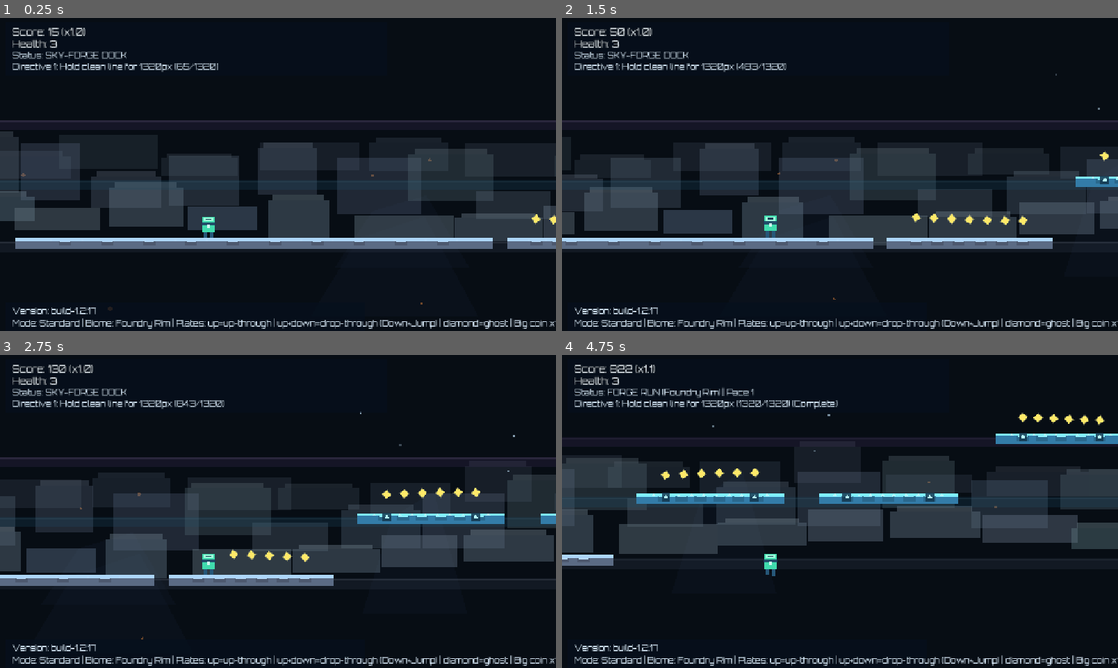
Above: before the commit, frames 1-4 (two rows, left to right).
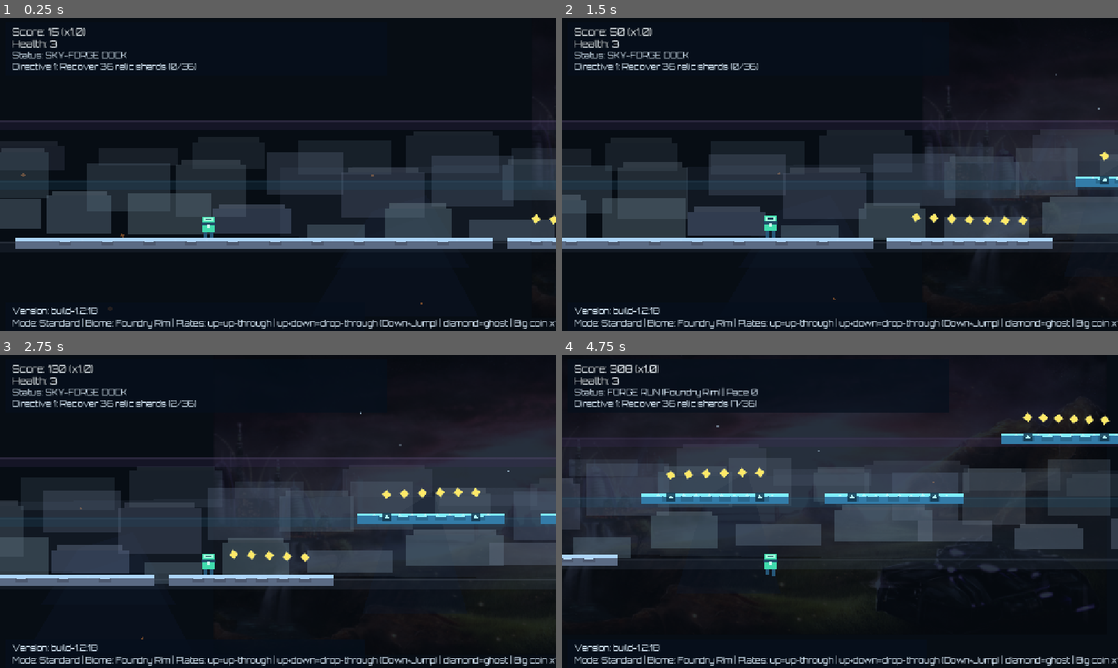
Above: after the commit, the same moments.

Repository: DKE-DEV-33/Endless-Runner-Redux
Game: Godot game, scene res://scenes/Main.tscn
The game is run twice, just before and just after one commit, with the same random seed, the same clock (stepped at 60 frames per second) and the same inputs.
Inputs:
- Up to frame 1 (0.25 s): no input
- Up to frame 2 (1.5 s): tap Enter at 0.5 s; hold Right (ui_right) from 0.53 s (still down); tap Space (jump) at 0.77 s
- Up to frame 3 (2.75 s): tap Space (jump) at 1.52 s; release Right (ui_right) at 2.03 s; hold Left (ui_left) from 2.03 s (still down)
- Up to frame 4 (4.75 s): release Left (ui_left) at 2.78 s; hold Right (ui_right) 2.78-4.28 s; tap Space (jump) at 3.02, 3.77, 4.52 s; hold Left (ui_left) from 4.28 s (still down)

The runs differ from the first frame. In frame 1, 10% of the frame differs, in the area x 0-100%, y 14-95%; in frame 2, 11%; in frame 3, 14%; in frame 4, 20%, in the area x 0-100%, y 3-95%.

Commit message:
Integrate real menu/game music and push Sky-Forge atmosphere art direction

Diff:
--- a/scenes/Main.tscn
+++ b/scenes/Main.tscn
@@ -143,7 +143,7 @@
 offset_top = 662.0
 offset_right = 500.0
 offset_bottom = 690.0
-text = "Version: build-1.2.17"
+text = "Version: build-1.2.18"
 label_settings = SubResource("3")
 
 [node name="PauseLayer" type="CanvasLayer" parent="."]
--- a/scripts/main.gd
+++ b/scripts/main.gd
@@ -1,5 +1,5 @@
 extends Node2D
-const BUILD_VERSION: String = "build-1.2.17"
+const BUILD_VERSION: String = "build-1.2.18"
 
 const PLATFORM_THICKNESS: float = 24.0
 const PLAYER_AHEAD_SPAWN: float = 1650.0
@@ -56,6 +56,8 @@
 const ATMOS_STAR_COUNT: int = 90
 const ATMOS_EMBER_COUNT: int = 54
 const ATMOS_SPIRE_COUNT: int = 18
+const ATMOS_SMOG_COUNT: int = 8
+const BACKGROUND_ART_PATH: String = "res://assets/images/Background_image.png"
 
 const LANE_Y: Array[float] = [456.0, 314.0, 176.0]
 const SECTION_COLORS: Array[Color] = [
@@ -70,11 +72,7 @@
 	{"name": "Rift Span", "hazard_mult": 1.18, "coin_bonus": 0},
 	{"name": "Ember Vault", "hazard_mult": 1.06, "coin_bonus": 2},
 ]
-const BIOME_MUSIC_PATHS: Array[String] = [
-	"res://assets/audio/foundry_rim.wav",
-	"res://assets/audio/rift_span.wav",
-	"res://assets/audio/ember_vault.wav",
-]
+const GAMEPLAY_MUSIC_PATH: String = "res://assets/audio/gameplay_music.mp3"
 
 @onready var player = $Player
 @onready var world_background: ColorRect = $WorldBackground
@@ -147,6 +145,7 @@
 var atmosphere_stars: Array[Dictionary] = []
 var atmosphere_embers: Array[Dictionary] = []
 var atmosphere_spires: Array[Dictionary] = []
+var atmosphere_smog: Array[Dictionary] = []
 var segments_since_drop_through: int = 0
 var lane_guides: Array[Dictionary] = []
 
@@ -1059,14 +1058,12 @@
 func _setup_biome_music() -> void:
 	music_player.name = "BiomeMusic"
 	music_player.bus = "Master"
-	music_player.volume_db = -7.0
+	music_player.volume_db = -10.0
 	add_child(music_player)
 	_update_biome_music()
 
 func _update_biome_music() -> void:
-	if current_biome_index < 0 or current_biome_index >= BIOME_MUSIC_PATHS.size():
-		return
-	var path: String = BIOME_MUSIC_PATHS[current_biome_index]
+	var path: String = GAMEPLAY_MUSIC_PATH
 	if not ResourceLoader.exists(path):
 		return
 	var stream: AudioStream = load(path)
@@ -1076,6 +1073,8 @@
 		(stream as AudioStreamOggVorbis).loop = true
 	elif stream is AudioStreamWAV:
 		(stream as AudioStreamWAV).loop_mode = AudioStreamWAV.LOOP_FORWARD
+	elif stream is AudioStreamMP3:
+		(stream as AudioStreamMP3).loop = true
 	if music_player.stream == stream and music_player.playing:
 		return
 	music_player.stream = stream
@@ -1348,8 +1347,27 @@
 	atmosphere_stars.clear()
 	atmosphere_embers.clear()
 	atmosphere_spires.clear()
+	atmosphere_smog.clear()
 	for child: Node in atmosphere_decor.get_children():
 		child.queue_free()
+
+	if ResourceLoader.exists(BACKGROUND_ART_PATH):
+		var bg_tex: Texture2D = load(BACKGROUND_ART_PATH)
+		if bg_tex != null:
+			for i: int in 2:
+				var bg: Sprite2D = Sprite2D.new()
+				bg.texture = bg_tex
+				bg.centered = true
+				bg.modulate = Color(0.58, 0.72, 0.88, 0.26)
+				bg.scale = Vector2(2.2, 2.2)
+				var bx: float = -1200.0 + (i * 2800.0)
+				var by: float = 200.0
+				bg.position = Vector2(bx, by)
+				bg.set_meta("base_x", bx)
+				bg.set_meta("base_y", by)
+				bg.set_meta("parallax", 0.06)
+				atmosphere_decor.add_child(bg)
+				atmosphere_spires.append({"node": bg, "is_texture": true})
 
 	for i: int in ATMOS_SPIRE_COUNT:
 		var spire: Polygon2D = Polygon2D.new()
@@ -1358,7 +1376,7 @@
 		spire.polygon = PackedVector2Array([
 			Vector2(-width * 0.5, 0.0), Vector2(width * 0.5, 0.0), Vector2(width * 0.18, -height), Vector2(-width * 0.22, -height * 0.78)
 		])
-		spire.color = Color(0.09, 0.13, 0.20, 0.32)
+		spire.color = Color(0.08, 0.12, 0.19, 0.42)
 		var px: float = rng.randf_range(-2400.0, 20000.0)
 		var py: float = rng.randf_range(500.0, 680.0)
 		spire.position = Vector2(px, py)
@@ -1367,6 +1385,24 @@
 		spire.set_meta("parallax", rng.randf_range(0.10, 0.18))
 		atmosphere_decor.add_child(spire)
 		atmosphere_spires.append({"node": spire})
+
+	for i: int in ATMOS_SMOG_COUNT:
+		var smog: Polygon2D = Polygon2D.new()
+		var w: float = rng.randf_range(1200.0, 2600.0)
+		var h: float = rng.randf_range(160.0, 320.0)
+		smog.polygon = PackedVector2Array([
+			Vector2(-w * 0.5, -h * 0.3), Vector2(w * 0.5, -h * 0.45), Vector2(w * 0.5, h * 0.55), Vector2(-w * 0.5, h * 0.4)
+		])
+		smog.color = Color(0.32, 0.38, 0.46, 0.17)
+		var sx: float = rng.randf_range(-2600.0, 21000.0)
+		var sy: float = rng.randf_range(20.0, 420.0)
+		smog.position = Vector2(sx, sy)
+		smog.set_meta("base_x", sx)
+		smog.set_meta("base_y", sy)
+		smog.set_meta("parallax", rng.randf_range(0.08, 0.18))
+		smog.set_meta("drift", rng.randf_range(0.4, 1.0))
+		atmosphere_decor.add_child(smog)
+		atmosphere_smog.append({"node": smog})
 
 	for i: int in ATMOS_STAR_COUNT:
 		var star: Polygon2D = Polygon2D.new()
@@ -1405,14 +1441,25 @@
 func _update_atmosphere_decor() -> void:
 	var px: float = player.global_position.x
 	for entry: Dictionary in atmosphere_spires:
-		var spire: Polygon2D = entry["node"]
-		if not is_instance_valid(spire):
+		var node: Node2D = entry["node"]
+		if not is_instance_valid(node):
 			continue
-		var bx: float = float(spire.get_meta("base_x", spire.position.x))
-		var by: float = float(spire.get_meta("base_y", spire.position.y))
-		var parallax: float = float(spire.get_meta("parallax", 0.12))
-		spire.position.x = bx + (px * parallax)
-		spire.position.y = by
+		var bx: float = float(node.get_meta("base_x", node.position.x))
+		var by: float = float(node.get_meta("base_y", node.position.y))
+		var parallax: float = float(node.get_meta("parallax", 0.12))
+		node.position.x = bx + (px * parallax)
+		node.position.y = by
+
+	for entry: Dictionary in atmosphere_smog:
+		var smog: Polygon2D = entry["node"]
+		if not is_instance_valid(smog):
+			continue
+		var bx: float = float(smog.get_meta("base_x", smog.position.x))
+		var by: float = float(smog.get_meta("base_y", smog.position.y))
+		var parallax: float = float(smog.get_meta("parallax", 0.12))
+		var drift: float = float(smog.get_meta("drift", 0.7))
+		smog.position.x = bx + (px * parallax) + (sin(run_seconds * drift + bx * 0.0008) * 12.0)
+		smog.position.y = by + (sin(run_seconds * drift * 0.6 + by * 0.008) * 7.0)
 
 	for entry: Dictionary in atmosphere_stars:
 		var star: Polygon2D = entry["node"]
@@ -1440,13 +1487,24 @@
 
 func _tint_atmosphere_decor(section_color: Color) -> void:
 	for entry: Dictionary in atmosphere_spires:
-		var spire: Polygon2D = entry["node"]
-		if is_instance_valid(spire):
+		var node: Node2D = entry["node"]
+		if not is_instance_valid(node):
+			continue
+		if node is Polygon2D:
+			var spire: Polygon2D = node
 			spire.color = Color(
-				clampf(0.06 + section_color.r * 0.26, 0.0, 1.0),
-				clampf(0.09 + section_color.g * 0.30, 0.0, 1.0),
-				clampf(0.14 + section_color.b * 0.34, 0.0, 1.0),
-				0.34
+				clampf(0.04 + section_color.r * 0.30, 0.0, 1.0),
+				clampf(0.07 + section_color.g * 0.34, 0.0, 1.0),
+				clampf(0.12 + section_color.b * 0.38, 0.0, 1.0),
+				0.42
+			)
+		elif node is Sprite2D:
+			var bg_sprite: Sprite2D = node
+			bg_sprite.modulate = Color(
+				clampf(0.42 + section_color.r * 0.52, 0.0, 1.0),
+				clampf(0.48 + section_color.g * 0.48, 0.0, 1.0),
+				clampf(0.56 + section_color.b * 0.56, 0.0, 1.0),
+				0.30
 			)
 
 	var ember_tint: Color = Color(1.0, 0.58, 0.25, 0.42)
@@ -1458,6 +1516,16 @@
 		var ember: Polygon2D = entry["node"]
 		if is_instance_valid(ember):
 			ember.color = ember_tint
+
+	var fog_tint: Color = Color(0.28, 0.34, 0.44, 0.16)
+	if current_biome_index == 1:
+		fog_tint = Color(0.22, 0.33, 0.52, 0.20)
+	elif current_biome_index == 2:
+		fog_tint = Color(0.42, 0.28, 0.24, 0.20)
+	for entry: Dictionary in atmosphere_smog:
+		var smog: Polygon2D = entry["node"]
+		if is_instance_valid(smog):
+			smog.color = fog_tint
 
 func _build_lane_guides() -> void:
 	lane_guides.clear()
--- a/scripts/menu.gd
+++ b/scripts/menu.gd
@@ -1,4 +1,5 @@
 extends Control
+const INTRO_MUSIC_PATH: String = "res://assets/audio/intro_music.mp3"
 
 @onready var start_button: Button = $Card/Center/StartButton
 @onready var quit_button: Button = $Card/Center/QuitButton
@@ -8,16 +9,20 @@
 @onready var daily_seed_label: Label = $Card/Center/DailySeedLabel
 
 var run_mode: String = "standard"
+var intro_player: AudioStreamPlayer = AudioStreamPlayer.new()
 
 func _ready() -> void:
 	start_button.pressed.connect(_on_start_pressed)
 	quit_button.pressed.connect(_on_quit_pressed)
 	mode_button.pressed.connect(_on_mode_pressed)
+	_setup_intro_music()
 	run_mode = String(get_tree().get_meta("run_mode", "standard"))
 	_refresh_mode_ui()
 	_refresh_score_labels()
 
 func _on_start_pressed() -> void:
+	if intro_player.playing:
+		intro_player.stop()
 	get_tree().set_meta("run_mode", run_mode)
 	get_tree().change_scene_to_file("res://scenes/Main.tscn")
 
@@ -56,3 +61,26 @@
 	if err != OK:
 		return 0
 	return int(config.get_value("scores", "best_score", 0))
+
+func _process(_delta: float) -> void:
+	if intro_player.stream != null and not intro_player.playing:
+		intro_player.play()
+
+func _setup_intro_music() -> void:
+	intro_player.name = "IntroMusic"
+	intro_player.bus = "Master"
+	intro_player.volume_db = -9.0
+	add_child(intro_player)
+	if not ResourceLoader.exists(INTRO_MUSIC_PATH):
+		return
+	var stream: AudioStream = load(INTRO_MUSIC_PATH)
+	if stream == null:
+		return
+	if stream is AudioStreamMP3:
+		(stream as AudioStreamMP3).loop = true
+	elif stream is AudioStreamOggVorbis:
+		(stream as AudioStreamOggVorbis).loop = true
+	elif stream is AudioStreamWAV:
+		(stream as AudioStreamWAV).loop_mode = AudioStreamWAV.LOOP_FORWARD
+	intro_player.stream = stream
+	intro_player.play()
Binary file added: assets/images/Background_image.png
Not shown, added: assets/audio/gameplay_music.mp3
Not shown, added: assets/audio/intro_music.mp3
